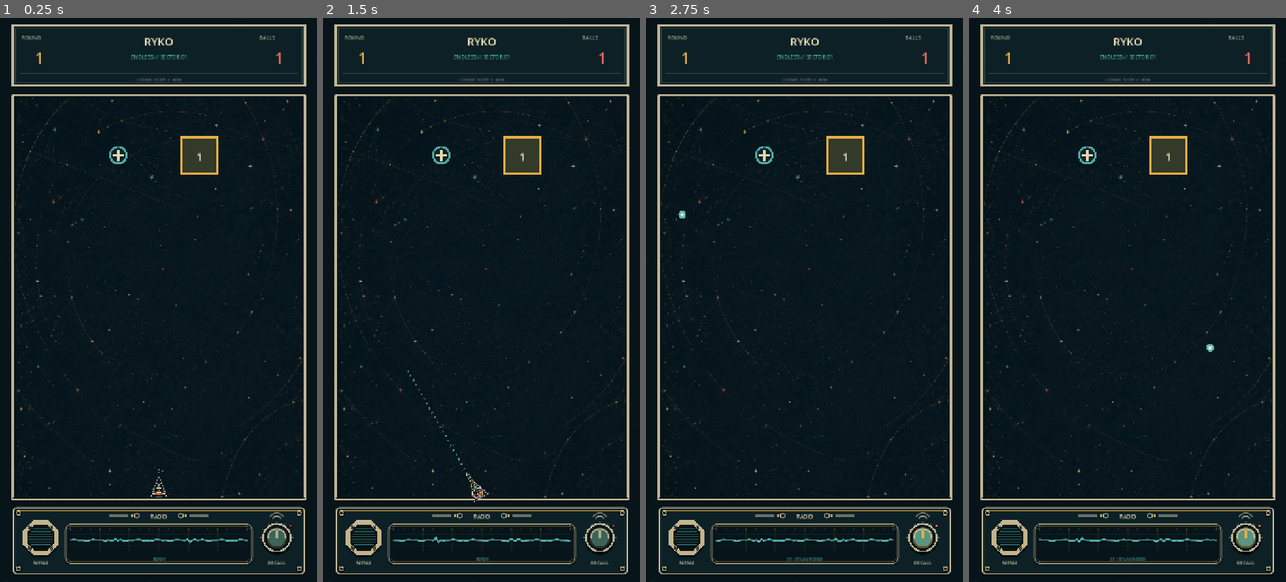
Above: before the commit, frames 1-4 (left to right).
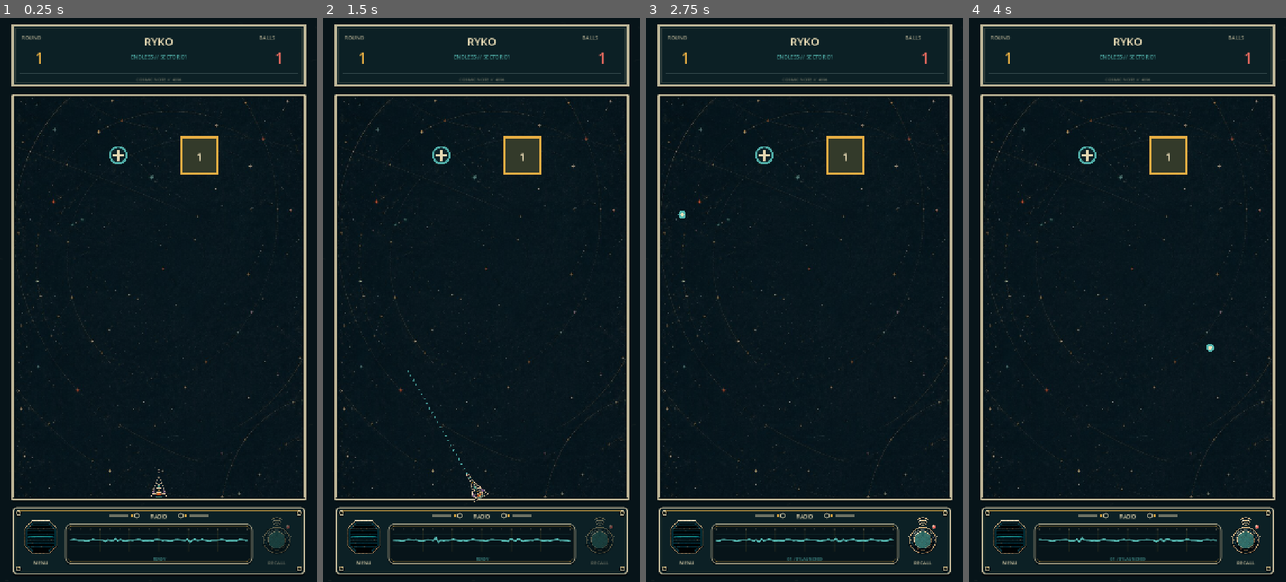
Above: after the commit, the same moments.

Repository: dfagaras/ryko-game
Game: Godot game, scene res://scenes/main.tscn
Same seed, same stepped clock (60 frames per second), same inputs: the game is played once before the commit and once after it.
Inputs (mouse positions are in pixels of both pictures, inside the frame that each line leads up to):
- Up to frame 1 (0.25 s): no input
- Up to frame 2 (1.5 s): tap Enter at 0.5 s; move the mouse to (551, 271) at 0.52 s; click (551, 271) at 0.67 s; tap Space at 1.25 s; drag from (418, 328) to (465, 412) at 1.27 s
- Up to frame 3 (2.75 s): move the mouse to (836, 175) at 2.02 s; click (836, 175) at 2.17 s
- Up to frame 4 (4 s): drag from (1111, 412) to (1032, 215) at 2.77 s; move the mouse to (1222, 384) at 3.52 s; click (1222, 384) at 3.67 s

The runs differ from the first frame. In frame 1, 0.8% of the frame differs, in the area x 7-93%, y 87-97%; in frame 2, 0.8%; in frame 3, 0.8%; in frame 4, 0.8%.

Commit message:
feat: add illustrated footer control assets

Diff:
--- a/scripts/main.gd
+++ b/scripts/main.gd
@@ -112,6 +112,8 @@
 const ICON_POWER_GHOST: Texture2D = preload("res://assets/icons/power_ghost.png")
 const ICON_POWER_SUPERNOVA: Texture2D = preload("res://assets/icons/power_supernova.png")
 const LAUNCHER_TEXTURE: Texture2D = preload("res://assets/launcher/retro_cannon.png")
+const MENU_SPEAKER_TEXTURE: Texture2D = preload("res://assets/ui/menu_speaker_2d.png")
+const RECALL_KNOB_TEXTURE: Texture2D = preload("res://assets/ui/recall_knob_2d.png")
 const BACKGROUND_TEXTURES: Array[Texture2D] = [
 	preload("res://assets/backgrounds/star_chart.jpg"),
 	preload("res://assets/backgrounds/mission_log.jpg"),
@@ -2039,44 +2041,19 @@
 
 
 func _draw_integrated_menu_speaker(center: Vector2) -> void:
-	var shadow := _regular_polygon(center + Vector2(0.0, 4.0), 43.0, 8, PI / 8.0)
-	var outer := _regular_polygon(center, 43.0, 8, PI / 8.0)
-	var lip := _regular_polygon(center, 38.0, 8, PI / 8.0)
-	var well := _regular_polygon(center, 33.0, 8, PI / 8.0)
-	draw_colored_polygon(shadow, Color(PAPER_SHADOW, 0.92))
-	draw_colored_polygon(outer, Color(CREAM, 0.78))
-	draw_colored_polygon(lip, Color(AMBER, 0.30))
-	draw_colored_polygon(well, Color(BG, 1.0))
-	# Four tiny housing screws are deliberately separate from the footer screws.
-	for offset in [Vector2(-25, -23), Vector2(25, -23), Vector2(-25, 23), Vector2(25, 23)]:
-		_draw_machine_screw(center + offset, 2.7)
-	for y_offset in [-20.0, -14.0, -8.0, -2.0, 4.0, 10.0, 16.0]:
-		var half_width := sqrt(maxf(0.0, 27.0 * 27.0 - y_offset * y_offset))
-		draw_line(center + Vector2(-half_width, y_offset + 2.0), center + Vector2(half_width, y_offset + 2.0), Color(PAPER_SHADOW, 0.96), 5.0, true)
-		draw_line(center + Vector2(-half_width, y_offset), center + Vector2(half_width, y_offset), Color(AQUA, 0.46), 1.6, true)
+	# The detailed housing is a pre-rendered 2D asset; the label and touch area
+	# remain code-driven so the control behaves exactly as before.
+	var asset_rect := Rect2(center - Vector2(50.0, 50.0), Vector2(100.0, 100.0))
+	draw_texture_rect(MENU_SPEAKER_TEXTURE, asset_rect, false)
 	_draw_centered_label("MENU", Vector2(center.x, center.y + 55.0), 11, Color(CREAM, 0.92))
 
 
 func _draw_integrated_recall_knob(center: Vector2) -> void:
 	var enabled := state == TurnState.FIRING
-	var active_color := AMBER if enabled else Color(CREAM, 0.58)
-	# Dial ticks, receiver arcs and a tactile multi-layer knob.
-	for index in range(12):
-		var angle := TAU * float(index) / 12.0
-		var direction := Vector2(cos(angle), sin(angle))
-		draw_line(center + direction * 34.0, center + direction * (37.0 if index % 3 == 0 else 35.5), Color(CREAM, 0.34), 1.2, true)
-	draw_circle(center + Vector2(0.0, 5.0), 34.0, Color(PAPER_SHADOW, 0.94))
-	draw_circle(center, 33.0, Color(CREAM, 0.78))
-	draw_circle(center, 29.0, Color(BG, 1.0))
-	draw_circle(center, 24.0, Color(AMBER, 0.42 if enabled else 0.18))
-	draw_circle(center, 20.0, Color(AQUA, 0.64 if enabled else 0.38))
-	draw_arc(center, 20.0, PI, TAU, 24, Color(CREAM, 0.66), 2.2, true)
-	draw_line(center, center + Vector2(0.0, -17.0), active_color, 2.8, true)
-	draw_arc(center + Vector2(0.0, -39.0), 10.0, PI * 1.16, PI * 1.84, 12, Color(CREAM, 0.68), 1.8, true)
-	draw_arc(center + Vector2(0.0, -39.0), 17.0, PI * 1.19, PI * 1.81, 14, Color(CREAM, 0.46), 1.6, true)
-	draw_circle(center + Vector2(31.0, -26.0), 4.3, Color(PAPER_SHADOW, 0.92))
-	draw_circle(center + Vector2(31.0, -27.0), 3.2, CORAL if enabled else Color(CORAL, 0.52))
-	_draw_centered_label("RECALL", Vector2(center.x, center.y + 55.0), 11, Color(CREAM, 0.92))
+	var asset_rect := Rect2(center - Vector2(50.0, 50.0), Vector2(100.0, 100.0))
+	var tint := Color.WHITE if enabled else Color(0.72, 0.76, 0.74, 0.58)
+	draw_texture_rect(RECALL_KNOB_TEXTURE, asset_rect, false, tint)
+	_draw_centered_label("RECALL", Vector2(center.x, center.y + 55.0), 11, Color(CREAM, 0.92 if enabled else 0.46))
 
 
 func _regular_polygon(center: Vector2, radius: float, sides: int, rotation: float = 0.0) -> PackedVector2Array:
Binary file added: assets/ui/menu_speaker_2d.png
Not shown, added: assets/ui/menu_speaker_2d.png.import
Binary file added: assets/ui/recall_knob_2d.png
Not shown, added: assets/ui/recall_knob_2d.png.import
